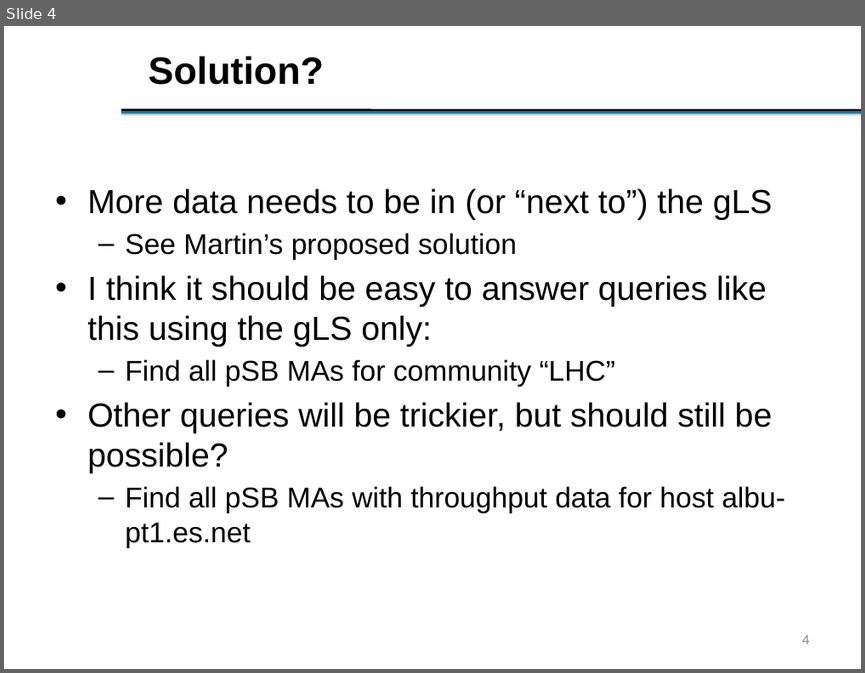
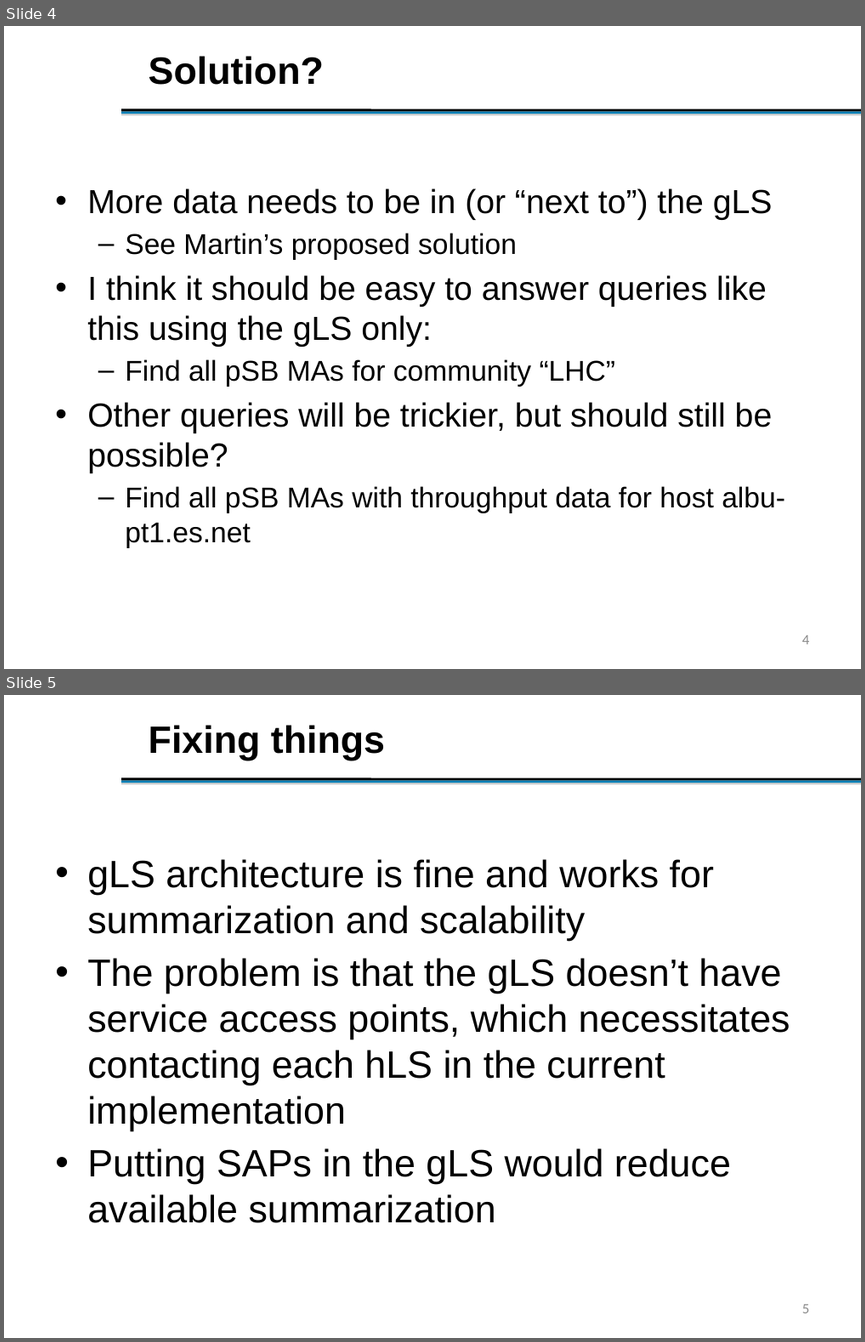
Before and after one commit to perfsonar/historical, a slide deck: 20100131Meet/LS-Scalability-issues.pptx. Shown one above the other, each under a label of ours: slide 4 before the commit, slides 4 and 5 after it. The pictures are 865x673 and 865x1342 pixels, drawn with LibreOffice and Linux fonts; fonts in the diff are those of the drawing; background and template pictures are left out. Boxes give left, top, right and bottom in pixels: in the first picture for what was removed or moved away, otherwise in the second. Text is boxed around its words. In the diff, an @@ line names an element or a change of style, - is before the commit and + after.

```diff
--- a/20100131Meet/LS-Scalability-issues.pptx
+++ b/20100131Meet/LS-Scalability-issues.pptx
@@ slide 5 added at (4,695,861,1338), background #FFFFFF; not listed: 2 template elements that a slide beside it also shows @@
@@ title added at (148,725,385,760), 32 pt, text #000000, bold @@
+Fixing things
@@ text added at (87,859,790,1223), 32 pt, text #000000 @@
+• gLS architecture is fine and works for summarization and scalability
+• The problem is that the gLS doesn’t have service access points, which necessitates contacting each hLS in the current implementation
+• Putting SAPs in the gLS would reduce available summarization
@@ page number added at (802,1304,809,1313), 12 pt, text #898989 @@
+5
```
Also in this commit, not shown: 1 slide changed, 2 other slides added.
